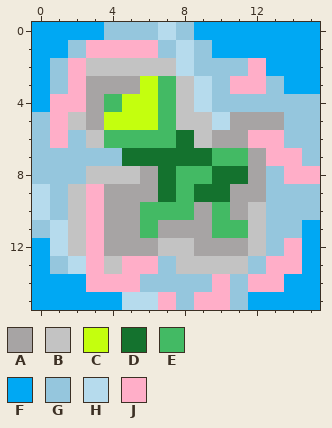
A pixel-art sprite gets an edit: src/main/images/reef.png. The picture above is the old version.
The file is 16x16 pixels.
Palette (. is transparent): A #a7a4a4  B #c3c3c3  C #c4ff0e  D #14722e  E #43ba64  F #00a8f3  G #95c6dd  H #b6dbed  J #ffaec8
Pixels before, first column x 0:
 0 FFFFGGGHGFFFFFFF
 1 FFGJJJJGHGFFFFFF
 2 FGJBBBBBHGGGJFFF
 3 FGJAAACEBHGJJGFF
 4 FJJAECCEBHGGGGGG
 5 GJBACCCEBBHAAAGG
 6 GJGBEEEEDBAAJJGG
 7 GGGGGDDDDDEEAJJG
 8 GGGBBBADEEDDAGJJ
 9 HGBJAAADEDDAAGGG
10 HGBJAAEEEAEABGGG
11 GHBJAAEAAAEEBGGF
12 FHBJAAABBAAABGJF
13 FGHJBJJGBBBBGJJF
14 FFFJJJGGGGJGJJFF
15 FFFFFHHJGJJGFFFF
After:
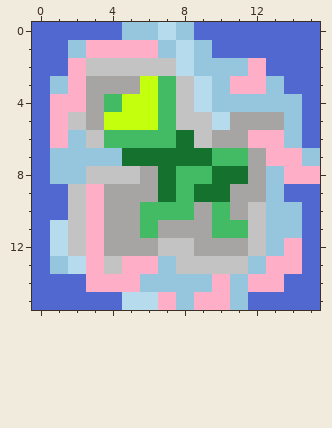
Changes in this commit:
colour F: #00a8f3 -> #5068d0
y 0: x 4 G -> F
y 2: x 1 G -> F
y 4: x 15 G -> F
y 5..6: x 0 G -> F; x 15 G -> F
y 7..8: x 0 G -> F
y 9: x 0..1 HG -> FF; x 14..15 GG -> FF
y 10: x 0..1 HG -> FF; x 15 G -> F
y 11: x 0 G -> F
Changed places in both pictures, as pixel boxes (x1, y1, x2, y2):
changed: (32, 22, 122, 310)
changed: (194, 22, 320, 310)
